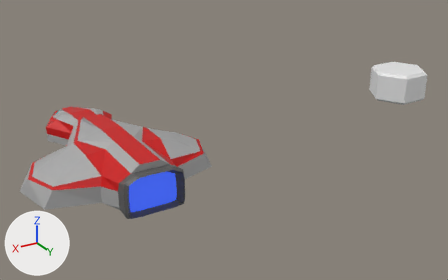
The Blender file models/ships/ship_base.blend: old version first, new version second.
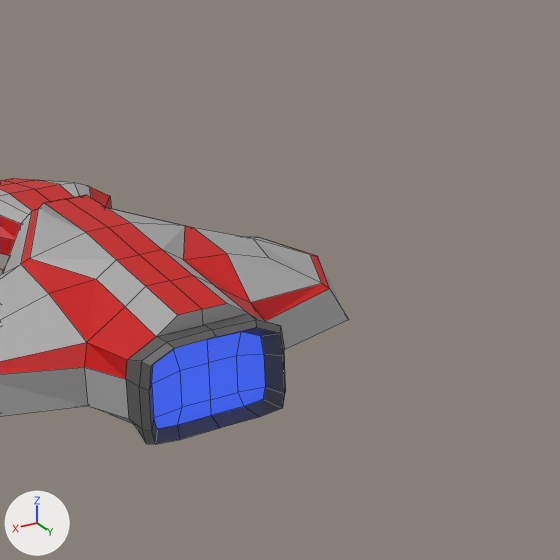
There are two pictures of each version: one whole from a 50 mm lens placed at (5.93, 17.43, 7.98), pointed at (-4.49, 0.07, -0.7), one close up on the part from 14% to 67% of the width and 11% to 96% of the height. Lighting does not change. The marker at lower left points along +X, +Y and +Z. The close-ups show mesh edges as thin lines.
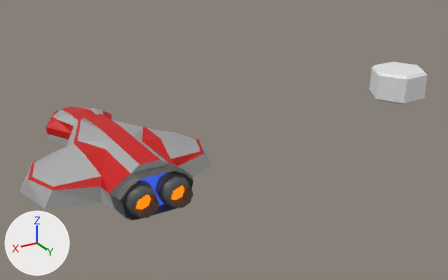
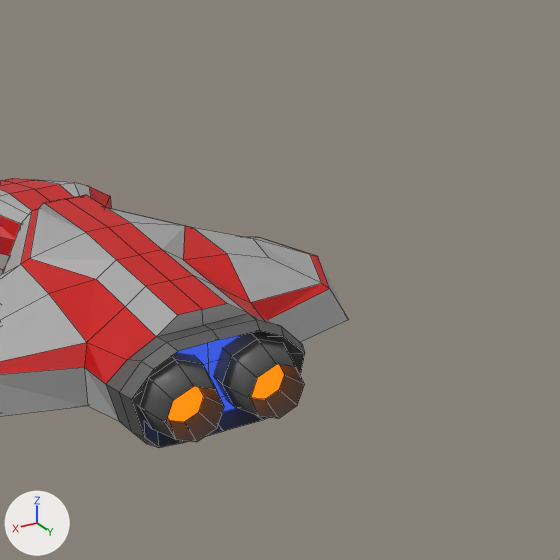
Changed parts and their boxes (x1, y1, x2, y2) in the close-ups (560 x 560 px; the box of a moved part takes in the faces that stretch with it):
'Cylinder', reshaped
    before: (0, 178, 348, 444)
    after: (0, 178, 348, 448)
part 1 of me_cylinder, added
    after: (137, 333, 305, 442)
part 2 of me_cylinder, moved or reshaped
    before: (84, 320, 286, 444)
    after: (84, 303, 305, 448)

What changed in the scene script:
```text
Add mat_material_007:
    mat_material_007 = principled_material('Material.007')
    mat_material_007.base_color = (0.1, 0.1, 0.1)  # dark grey #595959
Add mat_material_002:
    mat_material_002 = principled_material('Material.002')
    mat_material_002.base_color = (0.2, 0.2, 0.2)  # grey #7c7c7c
Add mat_material_009:
    mat_material_009 = principled_material('Material.009')
    mat_material_009.base_color = (1.0, 0.226, 0.0)  # orange #ff8300
    mat_material_009.emission_color = (1.0, 0.227, 0.0)  # orange #ff8300
    mat_material_009.emission_strength = 1.0
Change me_cylinder:
    used by ob_cylinder; location = (0.0, 0.0, 0.0)
    verts and faces of me_cylinder; kept vertices keep their numbers, new ones are numbered from 173
    before: 69 (0.89, 4.03, -0.11) at pixel (142, 429), 70 (0.88, 4.03, 0.41) at pixel (139, 386), 75 (0.69, 3.9, -0.09) at pixel (153, 417), 110 (0.88, 3.63, 0.32) at pixel (125, 379), 111 (0.88, 3.63, -0.18) at pixel (128, 418)
    before: 132 (0.78, 4.13, 0.68) at pixel (150, 366), 133 (0.78, 4.13, -0.28) at pixel (155, 444), 134 (0.82, 4.13, -0.1) at pixel (151, 430), 135 (0.81, 4.13, 0.4) at pixel (149, 390), 136 (0.49, 4.13, -0.31) at pixel (180, 439)
    before: 137 (0.0, 4.13, -0.3) at pixel (220, 427), 142 (0.0, 4.13, 0.83) at pixel (216, 336), 143 (0.49, 4.13, 0.82) at pixel (174, 348)
    remove me_cylinder.from_pydata(...)  # 173 vertices, 145 faces; spans x 0.0..2.88, y -3.99..4.13, z -0.72..1.03
    add me_cylinder.from_pydata(...)  # 205 vertices, 170 faces; spans x 0.0..2.88, y -3.99..4.61, z -0.72..1.03
    me_cylinder part 1: a new loose piece of 32 vertices spanning x 0.04..0.94, y 3.5..4.61, z -0.21..0.69
    me_cylinder part 2
    add for i in [132, 133, 136, 137, 142, 143]: verts[i] += (0.0, 0.09, 0.0)
    add verts[69] = (1.0, 4.03, -0.11)  # moved, pixel (132, 432)
    add verts[70] = (1.11, 4.03, 0.41)  # moved, pixel (119, 392)
    add verts[110] = (1.11, 3.63, 0.32)  # moved, pixel (105, 384)
    add verts[75] = (0.81, 3.9, -0.09)  # moved, pixel (143, 420)
    add verts[111] = (1.0, 3.63, -0.18)  # moved, pixel (119, 421)
    add verts[134] = (0.93, 4.22, -0.1)  # moved, pixel (144, 437)
    add verts[135] = (1.05, 4.22, 0.4)  # moved, pixel (131, 399)
    add me_cylinder.materials.append(mat_material_002)  # grey #7c7c7c
    add me_cylinder.materials.append(mat_material_007)  # dark grey #595959
    add me_cylinder.materials.append(mat_material_009)  # orange #ff8300
```
